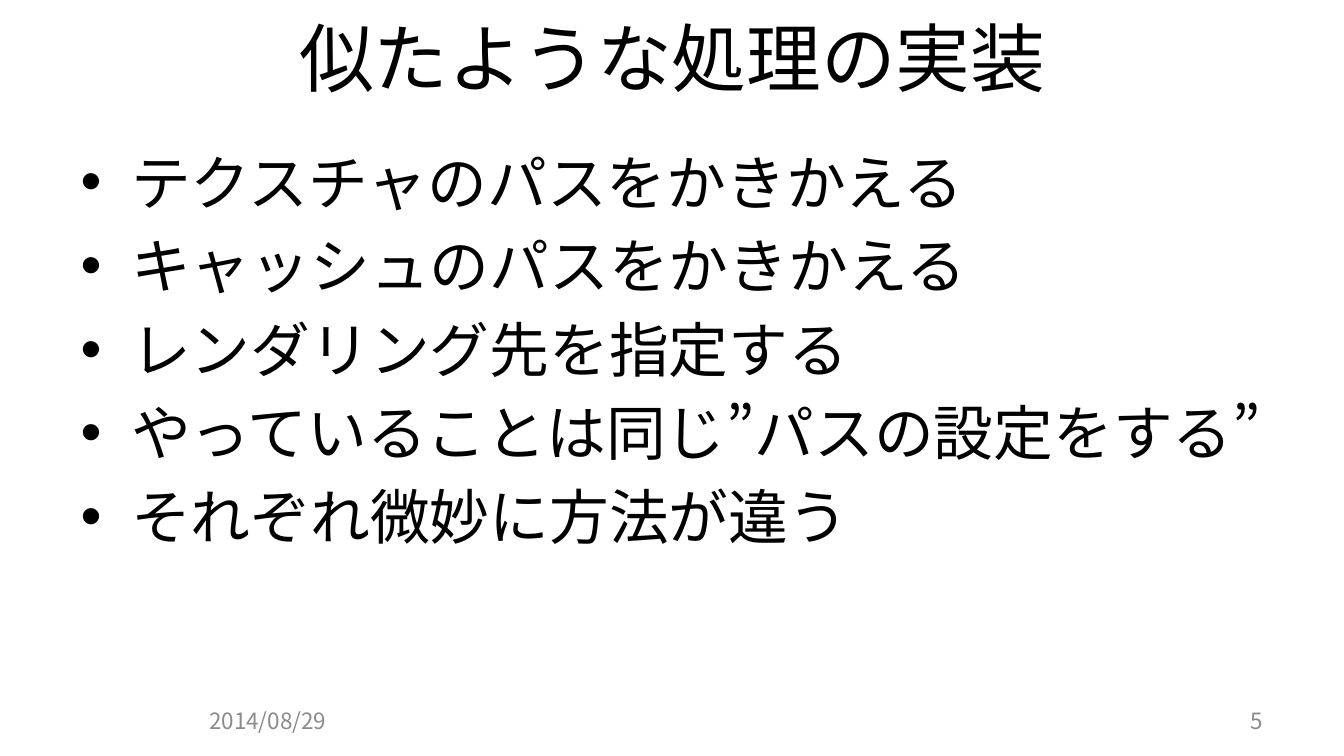
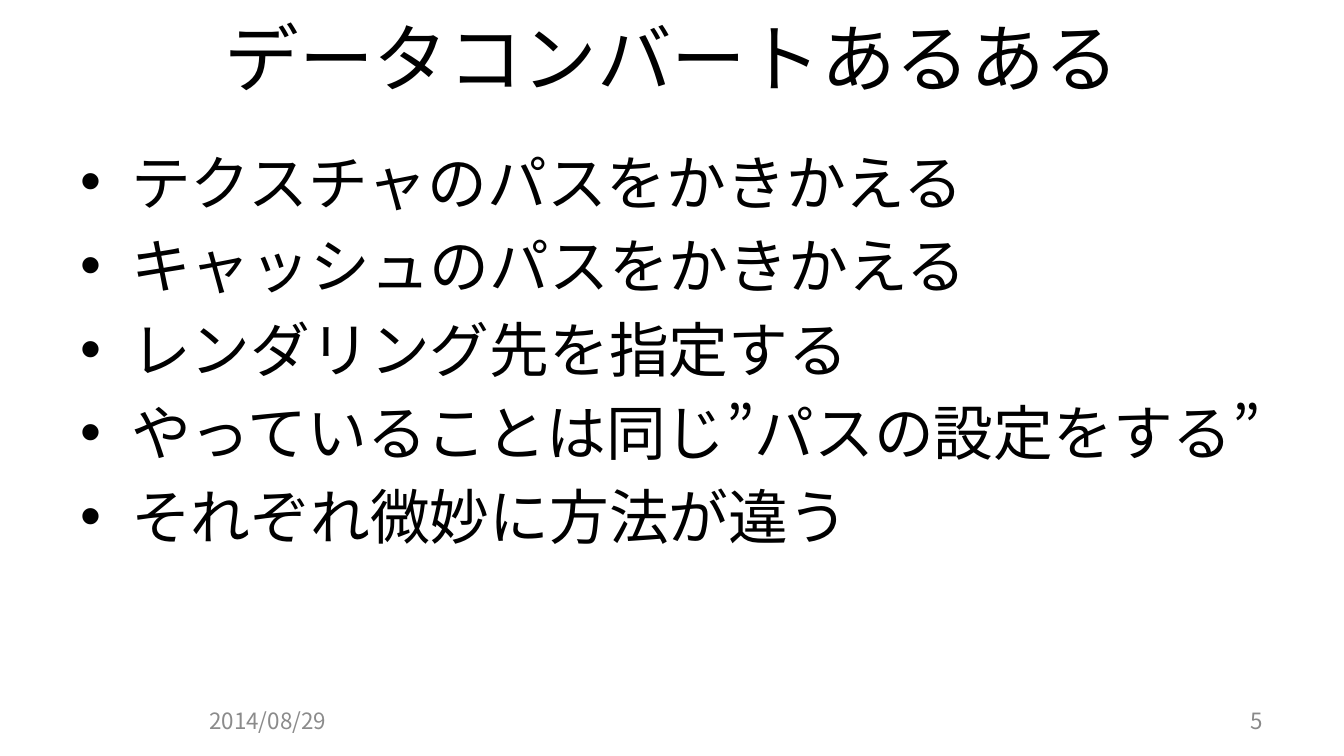
Before and after one commit to JCGS/CEDEC2014, a slide deck: slide 5 of chiyama/2014cedec_chiyama.pptx. Drawn at 1344x756 pixels with LibreOffice and Linux fonts; fonts in the diff are those of the drawing; background and template pictures are left out. Boxes give left, top, right and bottom in pixels: in the first picture for what was removed or moved away, otherwise in the second. Text is boxed around its words. In the diff, an @@ line names an element or a change of style, - is before the commit and + after.

```diff
--- a/chiyama/2014cedec_chiyama.pptx
+++ b/chiyama/2014cedec_chiyama.pptx
@@ title at (224, 22, 1119, 90): text changed @@
-似たような処理の実装
+データコンバートあるある
```
Also in this commit, not shown: 7 other slides changed, 1 slide added, 1 other file.
